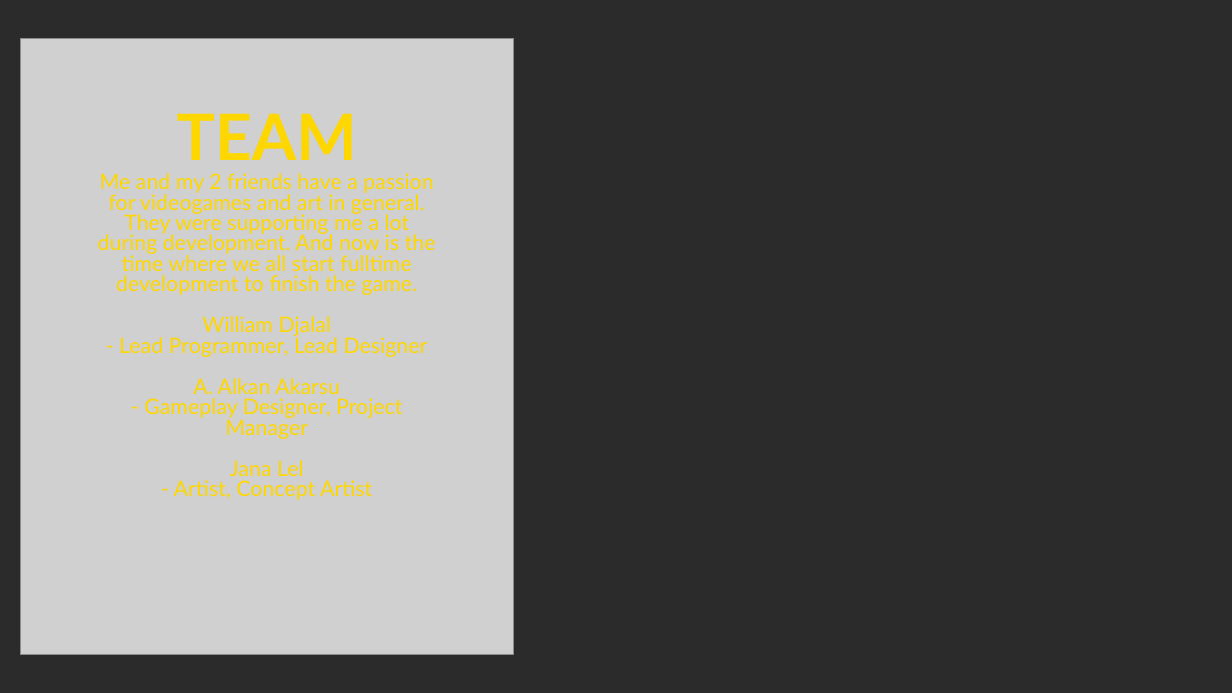
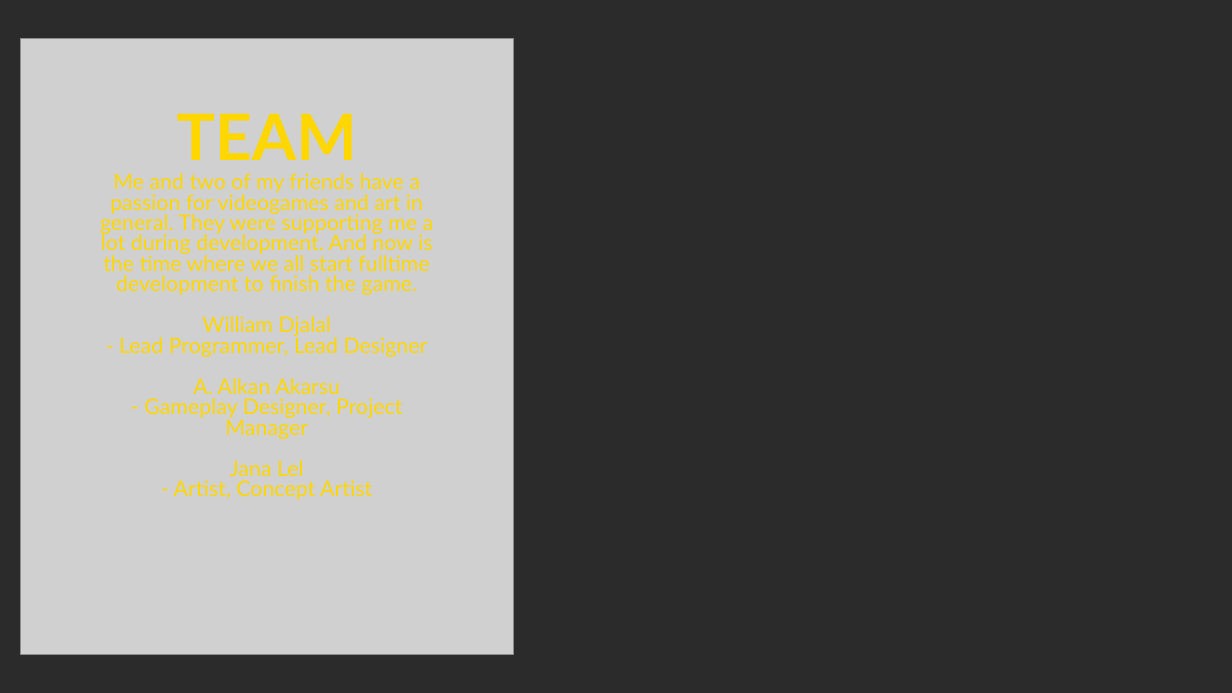
Before and after one commit to SoulPixelIV/casa-de-diamantes, a slide deck: slide 5 of CasaDeDiamantes.odp. Drawn at 1232x693 pixels with LibreOffice and Linux fonts; fonts in the diff are those of the drawing; grey boxes stand for pictures; background and template pictures are left out; a plain dark background stands for a picture behind light text. Boxes give left, top, right and bottom in pixels: in the first picture for what was removed or moved away, otherwise in the second. Text is boxed around its words. In the diff, an @@ line names an element or a change of style, - is before the commit and + after.

```diff
--- a/CasaDeDiamantes.odp
+++ b/CasaDeDiamantes.odp
@@ title at box(100, 113, 434, 500): text changed @@
-TEAM
-Me and my 2 friends have a passion for videogames and art in general. They were supporting me a lot during development. And now is the time where we all start fulltime development to finish the game.
-William Djalal
-- Lead Programmer, Lead Designer
-A. Alkan Akarsu
-- Gameplay Designer, Project Manager
-Jana Lel
-- Artist, Concept Artist
+TEAM
+Me and two of my friends have a passion for videogames and art in general. They were supporting me a lot during development. And now is the time where we all start fulltime development to finish the game.
+William Djalal
+- Lead Programmer, Lead Designer
+A. Alkan Akarsu
+- Gameplay Designer, Project Manager
+Jana Lel
+- Artist, Concept Artist
```
Also in this commit, not shown: 1 slide added, 20 other files.
